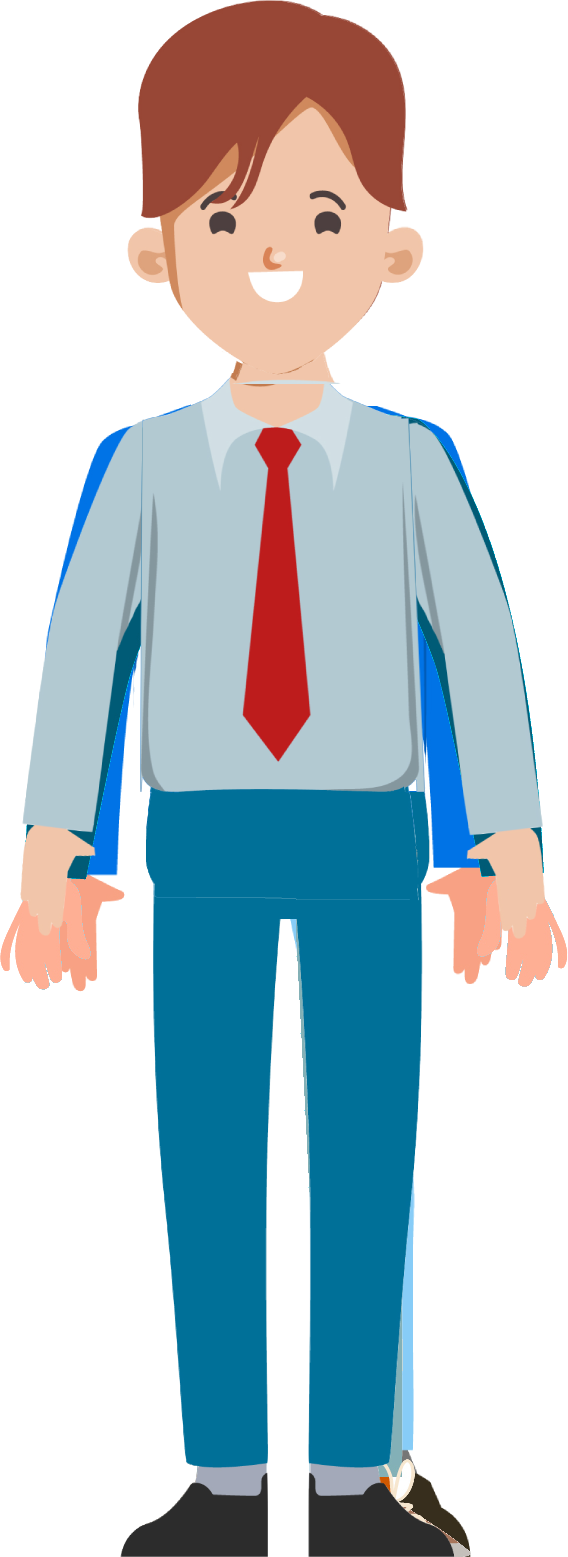
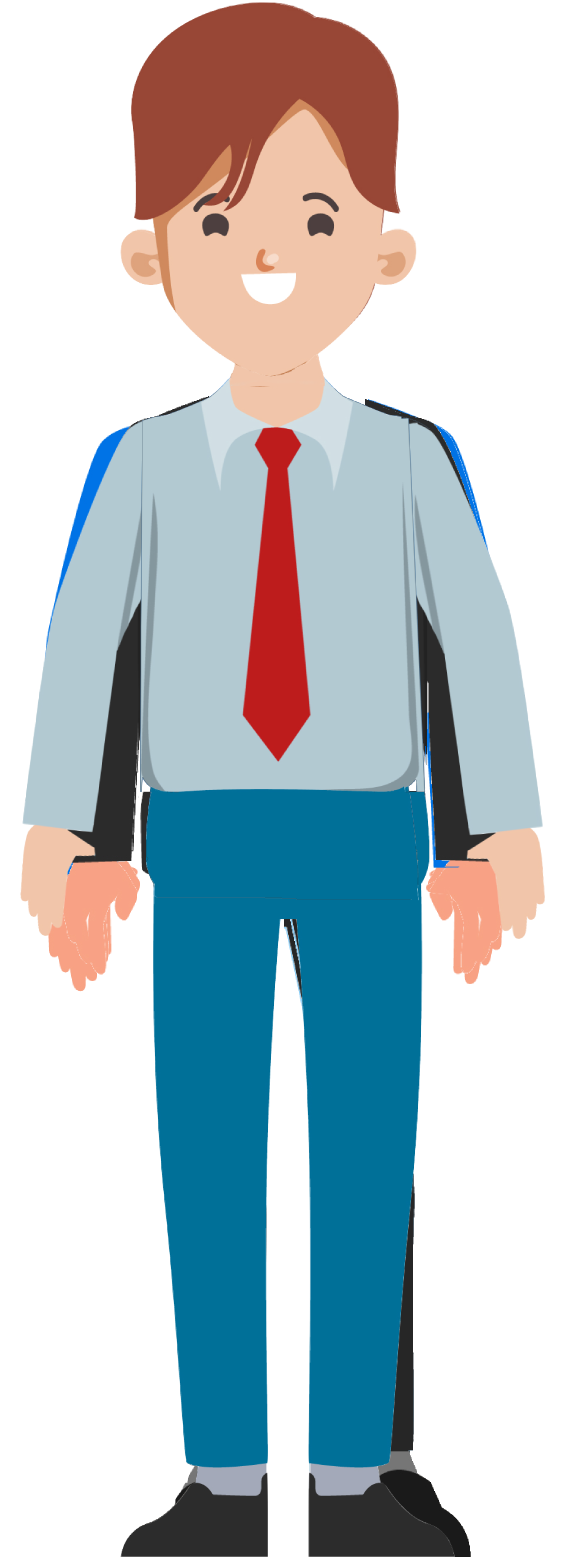
Before/after of a 568x1557 layered artwork. What changed in the layer stack:
painted on "Head-F" over (x1=120, y1=1, x2=423, y2=380)
painted on "Head-B" over (x1=122, y1=0, x2=424, y2=386)
painted on "Body-2" over (x1=137, y1=351, x2=430, y2=900)
painted on "RightFoot-2" over (x1=120, y1=791, x2=293, y2=1556)
painted on "LeftFoot-2" over (x1=284, y1=791, x2=471, y2=1557)
painted on "RightHand-2" over (x1=0, y1=396, x2=209, y2=990)
painted on "LeftHand-2" over (x1=366, y1=405, x2=568, y2=987)
added group "Body-B" with 3 layers above "LeftFoot-B" over (x1=137, y1=352, x2=430, y2=900)
moved "Body-B-1" into group "Body-B" over (x1=137, y1=352, x2=429, y2=900)
added layer "Body-B-2" in group "Body-B" over (x1=137, y1=352, x2=429, y2=900)
added layer "Body-B-3" in group "Body-B" over (x1=137, y1=367, x2=430, y2=900)
added group "LeftFoot-B" with 3 layers above "RightFoot-B" over (x1=140, y1=791, x2=293, y2=1525)
moved "LeftFoot-B-1" into group "LeftFoot-B" over (x1=146, y1=791, x2=293, y2=1524)
added layer "LeftFoot-B-2" in group "LeftFoot-B" over (x1=140, y1=791, x2=285, y2=1525)
added layer "LeftFoot-B-3" in group "LeftFoot-B" over (x1=146, y1=791, x2=293, y2=1524)
added group "RightFoot-B" with 3 layers above "LeftHand-B" over (x1=284, y1=791, x2=430, y2=1525)
moved "RightFoot-B-1" into group "RightFoot-B" over (x1=284, y1=791, x2=430, y2=1525)
added layer "RightFoot-B-2" in group "RightFoot-B" over (x1=284, y1=791, x2=428, y2=1524)
added layer "RightFoot-B-3" in group "RightFoot-B" over (x1=284, y1=791, x2=430, y2=1525)
added group "LeftHand-B" with 3 layers above "RightHand-B" over (x1=20, y1=400, x2=207, y2=966)
moved "LeftHand-B-1" into group "LeftHand-B" over (x1=20, y1=419, x2=184, y2=936)
added layer "LeftHand-B-3" in group "LeftHand-B" over (x1=56, y1=400, x2=204, y2=966)
added group "RightHand-B" with 3 layers over (x1=365, y1=399, x2=546, y2=969)
moved "RightHand-B-1" into group "RightHand-B" over (x1=375, y1=422, x2=546, y2=939)
…and 3 more changes (3 added)
